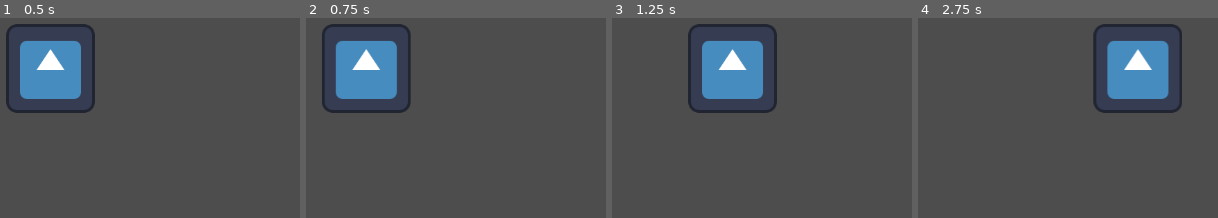
Above: before the commit, frames 1-4 (left to right).
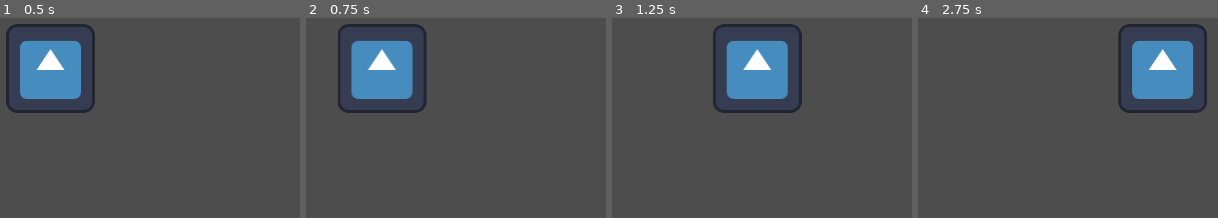
Above: after the commit, the same moments.

Repository: ER-MA/Godot-CameraController
Game: Godot game, scene res://main.tscn
Two runs of this game, one before a commit and one after it. Both use one fixed random seed, a clock stepped at 60 frames per second and the inputs below. The engine's default icon, where the game draws it, is replaced by a stand-in: a white triangle on a blue panel in a dark square.
Inputs (mouse positions are in pixels of both pictures, inside the frame that each line leads up to):
- Up to frame 1 (0.5 s): no input
- Up to frame 2 (0.75 s): tap Enter at 0.5 s; move the mouse to (531, 46) at 0.52 s; hold Right (ui_right) from 0.53 s (still down); click (531, 46) at 0.67 s
- Up to frame 3 (1.25 s): keep holding Right (ui_right)
- Up to frame 4 (2.75 s): release Right (ui_right) at 1.25 s; drag from (outside the picture) to (930, 158) at 1.27 s; move the mouse to (outside the picture) at 2.02 s; hold Right (ui_right) from 2.03 s (still down); click (outside the picture) at 2.17 s

Frame 1 is identical in both runs. In frame 2, 5.6% of the frame differs, in the area x 5-41%, y 3-48%; in frame 3, 7.4%, in the area x 25-64%, y 3-48%; in frame 4, 7.4%.

Commit message:
feat(Camera): 为摄像机运动组件封装功能；添加移动到点击位置的摄像机组件；

Diff:
--- a/camera_2d/movement/camera_2d_mouse_drag_comopnent.gd
+++ b/camera_2d/movement/camera_2d_mouse_drag_comopnent.gd
@@ -32,7 +32,7 @@
 
 				# 鼠标右键被按下时
 				if event.pressed:
-					movement_component.motion_mode = 0 # 摄像机的运动模式设置为Lerp
+					movement_component.motion_mode = 1 # 摄像机的运动模式设置为Lerp
 					movement_component.deceleration_speed = deceleration_speed # 覆盖插值移动速度
 					_mouse_start_position = get_local_mouse_position() # 记录鼠标位置
 
--- /dev/null
+++ b/camera_2d/movement/camera_2d_move_2_position_component.gd
@@ -0,0 +1,37 @@
+extends Node2D
+class_name Camera2DMove2PositionComponent
+
+@export var movement_component: Camera2DMovementComponent
+@export var is_enable: bool = false
+@export_group("移动参数")
+@export_enum("None", "Lerp", "Smooth") var motion_mode: int = 1 ## 摄像机的运动模式
+@export_range(1.0, 10.0, 0.1) var deceleration_speed: float = 5.0 ## 摄像机的插值移动速度（会覆盖MovenentComponent中的deceleration_speed）
+var _mouse_click_position: Vector2
+var _target_position_increase: Vector2
+
+
+func _ready() -> void:
+	# 组件自检
+	if not is_enable:
+		push_warning("[Camera2DFollowComponent] 脚本被禁用")
+	elif not movement_component:
+		push_error("[Camera2DFollowComponent] 未分配或找到 Camera2DMovementComponent")
+
+# 输入处理
+func _unhandled_input(event: InputEvent) -> void:
+	if is_ready():
+
+		if event is InputEventMouseButton:
+			if event.button_index == MOUSE_BUTTON_RIGHT:
+
+				# 鼠标右键被松开时
+				if not event.pressed:
+					movement_component.motion_mode = motion_mode # 覆盖摄像机的运动模式
+					movement_component.deceleration_speed = deceleration_speed # 覆盖插值移动速度
+					_mouse_click_position = get_global_mouse_position() # 记录鼠标位置
+					_target_position_increase = _mouse_click_position - movement_component.get_camera_position()
+					movement_component.add_target_position(_target_position_increase)
+
+
+func is_ready() -> bool:
+	return is_enable and movement_component and movement_component.is_ready()
--- /dev/null
+++ b/camera_2d/movement/camera_2d_move_2_position_component.tscn
@@ -0,0 +1,6 @@
+[gd_scene load_steps=2 format=3 uid="uid://b7q7t621hbbpo"]
+
+[ext_resource type="Script" uid="uid://dxnjrdarycpns" path="res://camera_2d/movement/camera_2d_move_2_position_component.gd" id="1_0g5p0"]
+
+[node name="Camera2DMove2PositionComponent" type="Node2D"]
+script = ExtResource("1_0g5p0")
--- a/camera_2d/movement/camera_2d_movement_component.gd
+++ b/camera_2d/movement/camera_2d_movement_component.gd
@@ -4,7 +4,7 @@
 @export var camera: Camera2D ## 本脚本将作用于选中的摄像机（子组件调用时请使用get_camera()以确保获得有效的示例）
 @export var is_enable: bool = false
 @export_group("运动参数")
-@export_enum("Lerp", "Smooth") var motion_mode: int = 0 ## 摄像机的运动模式
+@export_enum("None", "Lerp", "Smooth") var motion_mode: int = 0 ## 摄像机的运动模式
 @export var target_position: Vector2 = Vector2(0, 0) ## 摄像机目标位置
 @export_range(1.0, 10.0, 0.1) var deceleration_speed: float = 5.0 ## 摄像机的插值移动速度
 @export_range(1.0, 1000.0, 1.0, "suffix:px/s") var smoothing_speed: float = 200.0 ## 摄像机的平滑移动速度
@@ -22,10 +22,17 @@
 
 		if not target_position.is_equal_approx(camera.position):
 			if motion_mode == 0:
+				_none_movement()
+			elif motion_mode == 1:
 				_deceleration_movement(delta)
-			elif motion_mode == 1:
+			elif motion_mode == 2:
 				_smooth_movement(delta)
+			else:
+				_none_movement()
 
+
+func _none_movement() -> void:
+	camera.position = target_position
 
 func _deceleration_movement(delta: float) -> void:
 	camera.position = lerp(camera.position, target_position, delta * deceleration_speed)
@@ -33,6 +40,9 @@
 func _smooth_movement(delta: float) -> void:
 	camera.position = camera.position.move_toward(target_position, delta * smoothing_speed)
 
+
+func add_target_position(increase: Vector2) -> void:
+	target_position += increase
 
 func get_camera_position() -> Vector2:
 	return camera.position
--- a/main.tscn
+++ b/main.tscn
@@ -6,6 +6,7 @@
 [ext_resource type="PackedScene" uid="uid://7vkv1hk0ys5o" path="res://camera_2d/movement/camera_2d_keyboard_controller_component.tscn" id="3_lquwl"]
 [ext_resource type="Script" uid="uid://ld7dhjap17ow" path="res://camera_2d/movement/camera_2d_keyboard_controller_component.gd" id="4_7mycd"]
 [ext_resource type="PackedScene" uid="uid://dbncr2dg183bl" path="res://camera_2d/movement/camera_2d_follow_component.tscn" id="6_7mycd"]
+[ext_resource type="PackedScene" uid="uid://b7q7t621hbbpo" path="res://camera_2d/movement/camera_2d_move_2_position_component.tscn" id="6_kek77"]
 [ext_resource type="PackedScene" uid="uid://bxj0fo153qakt" path="res://camera_2d/zoom/camera_2d_zoom_component.tscn" id="7_272bh"]
 [ext_resource type="PackedScene" uid="uid://cw6mef014nvwi" path="res://camera_2d/zoom/camera_2d_scroll_wheel_zoom_component.tscn" id="8_5vw27"]
 
@@ -24,12 +25,14 @@
 
 [node name="Camera2DMouseDragComopnent" parent="Camera2D/Movement" node_paths=PackedStringArray("movement_component") instance=ExtResource("2_h2yge")]
 movement_component = NodePath("../Camera2DMovementComponent")
-is_enable = true
 
 [node name="Camera2DKeyboardControllerComponent" parent="Camera2D/Movement" node_paths=PackedStringArray("movement_component") instance=ExtResource("3_lquwl")]
 script = ExtResource("4_7mycd")
 movement_component = NodePath("../Camera2DMovementComponent")
 is_enable = true
+
+[node name="Camera2DMove2PositionComponent" parent="Camera2D/Movement" node_paths=PackedStringArray("movement_component") instance=ExtResource("6_kek77")]
+movement_component = NodePath("../Camera2DMovementComponent")
 
 [node name="Camera2DFollowComponent" parent="Camera2D/Movement" instance=ExtResource("6_7mycd")]
 
Not shown, added: camera_2d/movement/camera_2d_move_2_position_component.gd.uid
Not shown: 1 places in main.tscn that only renumber resources
